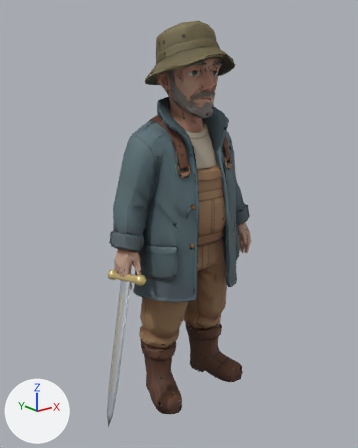
The glTF model public/assets/npc/finn.glb as it was, and as the next commit left it.
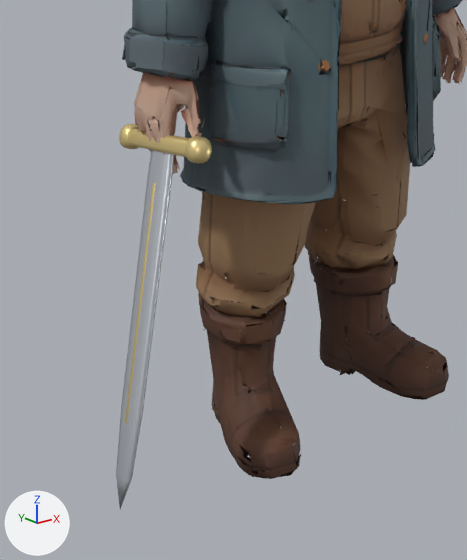
The first picture shows the older version from a 50 mm lens placed at (-1.426, -1.733, 1.554), pointed at (-0.056, -0.02, 0.868). The close-ups show the older and then the newer version on the part from 17% to 70% of the width and 49% to 100% of the height of that picture. Only the edits that show in the close-ups are written down. Lighting does not change. The marker at lower left points along +X, +Y and +Z. Vertices at exactly the same position are counted once.

In view in the first close-up: 'Finn'.
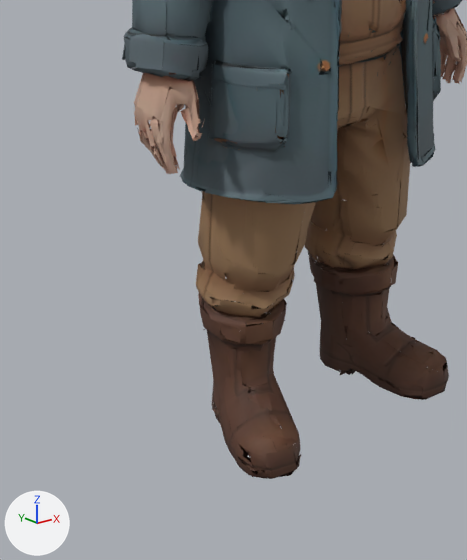
Changed parts and their boxes (x1, y1, x2, y2) in the close-ups (467 x 560 px):
'Finn', reshaped
    before: (116, 0, 467, 509)
    after: (122, 0, 467, 479)
part 1 of me_tripo_mesh_5ef6b7a3_b906_47b7_8b77_a5ea60e60a06, deleted
    before: (116, 37, 212, 509)

What changed in the scene script:
```text
Change me_tripo_mesh_5ef6b7a3_b906_47b7_8b77_a5ea60e60a06:
    used by ob_finn; location = (0.0, 0.0, 0.0)
    remove me_tripo_mesh_5ef6b7a3_b906_47b7_8b77_a5ea60e60a06.from_pydata(...)  # 10903 vertices, 10405 faces; spans x -0.56..0.4, y -0.22..0.22, z 0.0..1.74
    add me_tripo_mesh_5ef6b7a3_b906_47b7_8b77_a5ea60e60a06.from_pydata(...)  # 10488 vertices, 9611 faces; spans x -0.4..0.4, y -0.22..0.22, z 0.0..1.74
    me_tripo_mesh_5ef6b7a3_b906_47b7_8b77_a5ea60e60a06 part 1: 7 loose pieces with 415 vertices, spanning x -0.56..-0.29, y -0.18..0.07, z 0.1..0.87, are deleted
    remove me_tripo_mesh_5ef6b7a3_b906_47b7_8b77_a5ea60e60a06.materials.append(mat_steel)  # white #dde2ea
    remove me_tripo_mesh_5ef6b7a3_b906_47b7_8b77_a5ea60e60a06.materials.append(mat_brass)  # yellow #efd795
    remove me_tripo_mesh_5ef6b7a3_b906_47b7_8b77_a5ea60e60a06.materials.append(mat_leather)  # brown #997c69
```
